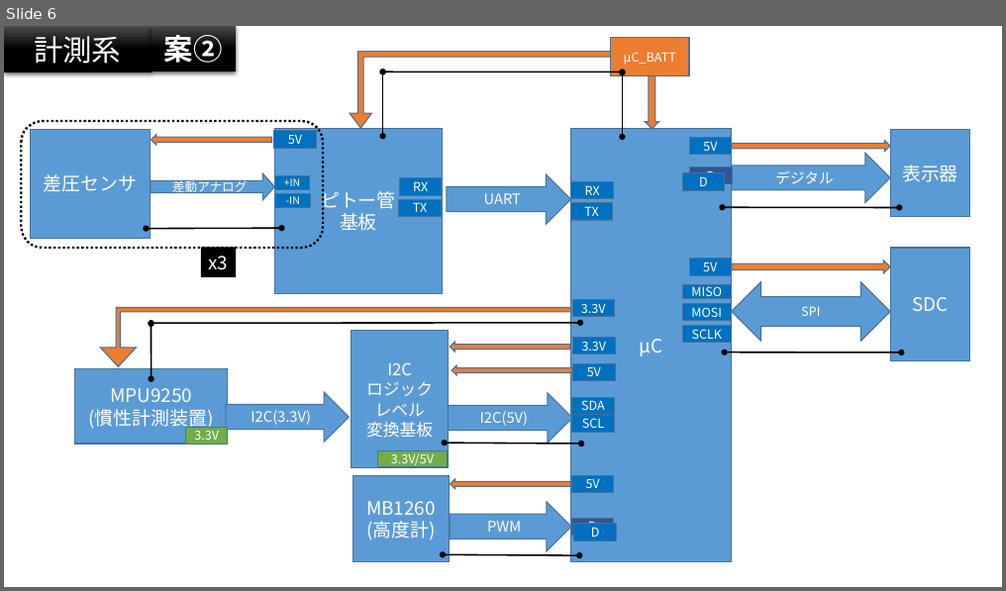
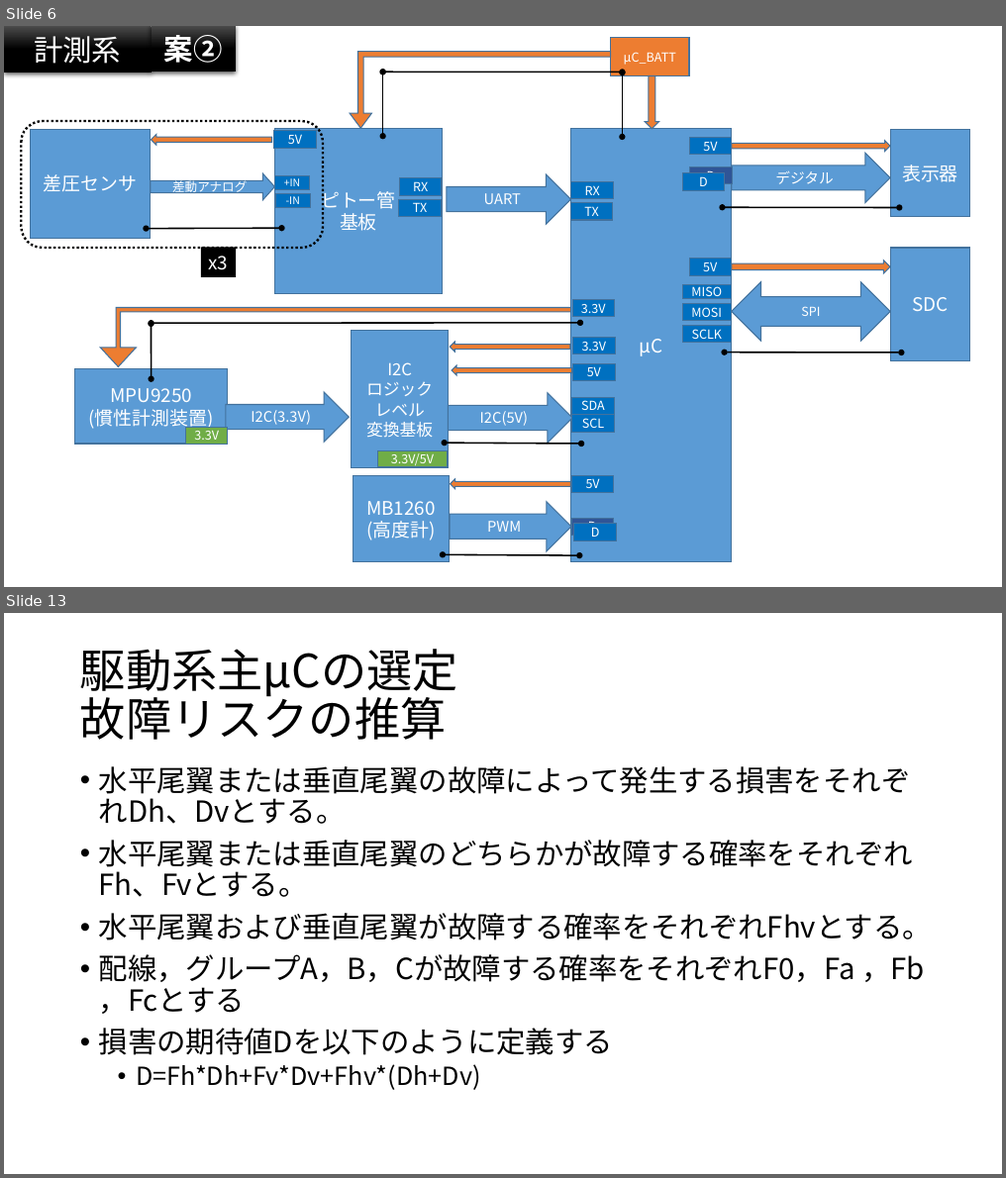
Before and after one commit to TORICA/avio17, a slide deck: 電装全体構成_TORICA_17_LUMINOUS.pptx. Shown one above the other, each under a label of ours: slide 6 before the commit, slides 6 and 13 after it; the slides between them are not shown. The pictures are 1006x591 and 1006x1178 pixels, drawn with LibreOffice and Linux fonts; fonts in the diff are those of the drawing. Boxes give left, top, right and bottom in pixels: in the first picture for what was removed or moved away, otherwise in the second. Text is boxed around its words. In the diff, an @@ line names an element or a change of style, - is before the commit and + after.

```diff
--- a/電装全体構成_TORICA_17_LUMINOUS.pptx
+++ b/電装全体構成_TORICA_17_LUMINOUS.pptx
@@ slide 13 added at bbox=[4, 613, 1002, 1174], background #FFFFFF @@
@@ title added at bbox=[80, 649, 458, 740], 44 pt, text #000000 @@
+駆動系主μCの選定
+故障リスクの推算
@@ text added at bbox=[99, 766, 932, 1090], 28 pt, text #000000 @@
+• 水平尾翼または垂直尾翼の故障によって発生する損害をそれぞれDh、Dvとする。
+• 水平尾翼または垂直尾翼のどちらかが故障する確率をそれぞれFh、Fvとする。
+• 水平尾翼および垂直尾翼が故障する確率をそれぞれFhvとする。
+• 配線，グループA，B，Cが故障する確率をそれぞれF0，Fa ，Fb ，Fcとする
+• 損害の期待値Dを以下のように定義する
+  • D=Fh*Dh+Fv*Dv+Fhv*(Dh+Dv)
```
Also in this commit, not shown: 1 slide changed, 9 other slides added, 1 slide removed, 1 other file.
